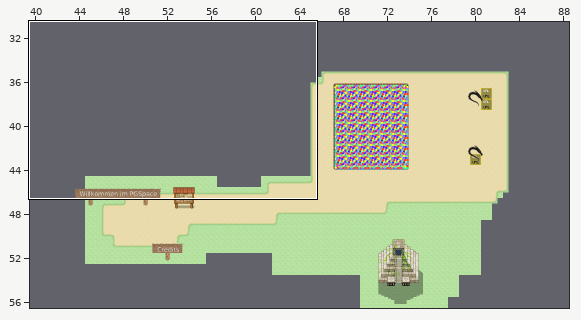
A Tiled map gets an edit: main.tmx. Above, an overview of the earlier version with the close-up marked.
Close-up. Before the commit:
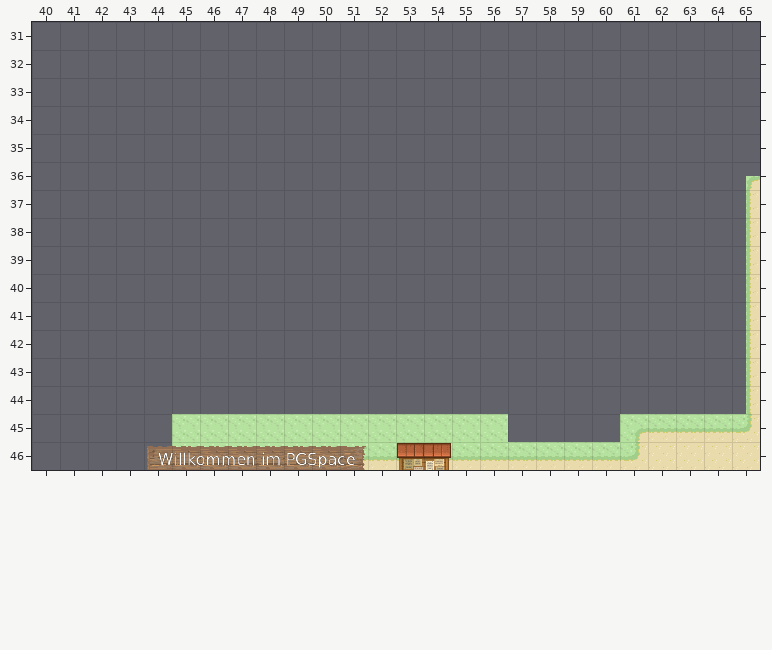
Cells are 32x32 px. Shown: x 40..65, y 31..46. The commit also changed other parts of the map, which this record leaves out.
Now the later version:
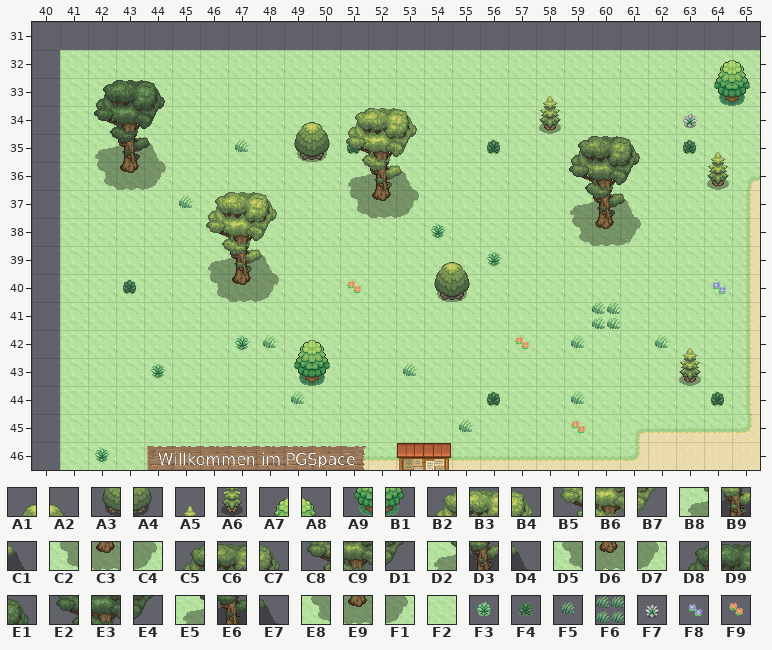
Key: from "pokemon1": A1 304, A2 305, A3 312, A4 313, A5 320, A6 328, A7 384, A8 385, A9 392, B1 393, B2 403, B3 404, B4 405, B5 411, B6 412, B7 413, B8 419, B9 420, C1 421, C2 427, C3 428, C4 429, C5 435, C6 436, C7 437, C8 443, C9 444, D1 445, D2 451, D3 452, D4 453, D5 459, D6 460, D7 461, D8 467, D9 468, E1 469, E2 475, E3 476, E4 477, E5 483, E6 484, E7 485, E8 491, E9 492, F1 493, F2 563, F3 566, F4 572, F5 574, F6 575, F7 606, F8 619, F9 620.
__ is an empty cell.
See-through tiles are keyed as they look on the map.
What changed:
Layer "floor":
y 32..44: x 41..65 __ __ __ __ __ __ __ __ __ __ __ __ __ __ __ __ __ __ __ __ __ __ __ __ __ -> F2 F2 F2 F2 F2 F2 F2 F2 F2 F2 F2 F2 F2 F2 F2 F2 F2 F2 F2 F2 F2 F2 F2 F2 F2
y 45: x 41..44 __ __ __ __ -> F2 F2 F2 F2; x 57..60 __ __ __ __ -> F2 F2 F2 F2
y 46: x 41..44 __ __ __ __ -> F2 F2 F2 F2
Layer "floorDecorations":
y 34: x 63 __ -> F7
y 35: x 47 __ -> F5; x 51 __ -> F4; x 56 __ -> F4; x 63 __ -> F4
y 37: x 45 __ -> F5
y 38: x 54 __ -> F3
y 39: x 56 __ -> F3
y 40: x 43 __ -> F4; x 51 __ -> F9; x 64 __ -> F8
y 41: x 60 __ -> F6
y 42: x 47..48 __ __ -> F3 F5; x 57 __ -> F9; x 59 __ -> F5; x 62 __ -> F5
y 43: x 44 __ -> F3; x 53 __ -> F5
y 44: x 49 __ -> F5; x 56 __ -> F4; x 59 __ -> F5; x 64 __ -> F4
y 45: x 55 __ -> F5; x 59 __ -> F9
y 46: x 42 __ -> F3
Layer "frontDecorations":
y 32: x 64..65 __ __ -> A7 A8
y 33: x 42..44 __ __ __ -> D8 D9 E1; x 58 __ -> A5; x 64..65 __ __ -> A9 B1
y 34: x 42..44 __ __ __ -> E2 E3 E4; x 49..53 __ __ __ __ __ -> A1 A2 B2 B3 B4; x 58 __ -> A6
y 35: x 42..44 __ __ __ -> E5 E6 E7; x 49..53 __ __ __ __ __ -> A3 A4 B5 B6 B7; x 59..61 __ __ __ -> C5 C6 C7; x 64 __ -> A5
y 36: x 42..44 __ __ __ -> E8 E9 F1; x 51..53 __ __ __ -> B8 B9 C1; x 59..61 __ __ __ -> C8 C9 D1; x 64 __ -> A6
y 37: x 46..48 __ __ __ -> B2 B3 B4; x 51..53 __ __ __ -> C2 C3 C4; x 59..61 __ __ __ -> D2 D3 D4
y 38: x 46..48 __ __ __ -> B5 B6 B7; x 59..61 __ __ __ -> D5 D6 D7
y 39: x 46..48 __ __ __ -> B8 B9 C1; x 54..55 __ __ -> A1 A2
y 40: x 46..48 __ __ __ -> C2 C3 C4; x 54..55 __ __ -> A3 A4
y 42: x 49..50 __ __ -> A7 A8; x 63 __ -> A5
y 43: x 49..50 __ __ -> A9 B1; x 63 __ -> A6
Where, in picture pixels (left, top, right, bottom), the same in both close-ups:
added: (60, 50, 760, 470)
